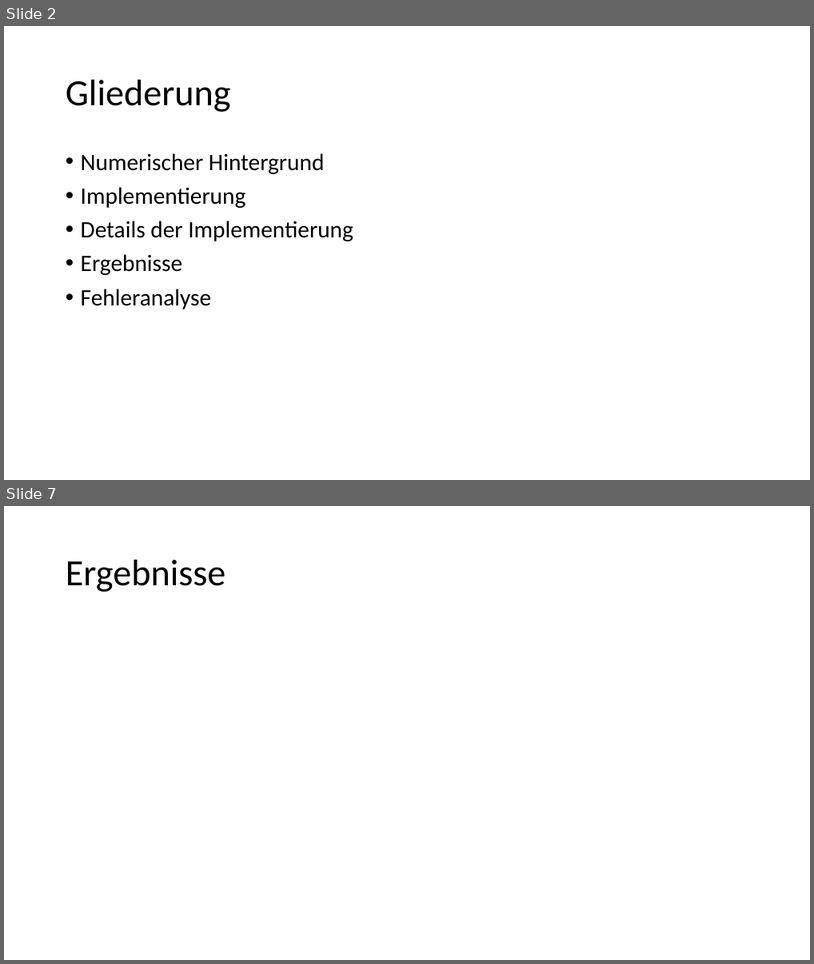
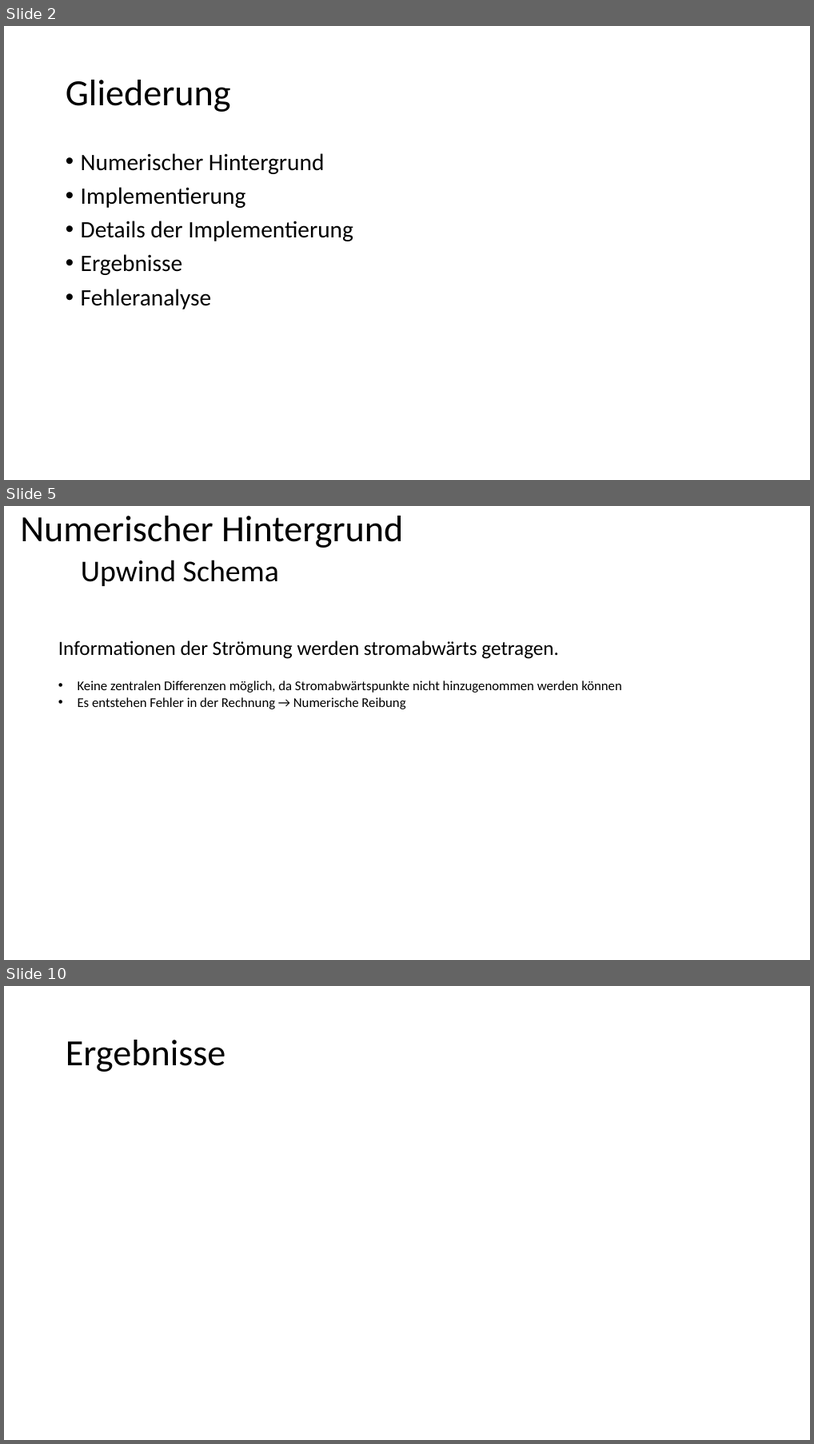
Before and after one commit to JMennenga/Numerik, a slide deck: Wirbelströmungen.pptx. Shown one above the other, each under a label of ours: slides 2 and 7 before the commit, slides 2, 5 and 10 after it; the slides between them are not shown. The pictures are 814x964 and 814x1444 pixels, drawn with LibreOffice and Linux fonts; fonts in the diff are those of the drawing. Boxes give left, top, right and bottom in pixels: in the first picture for what was removed or moved away, otherwise in the second. Text is boxed around its words. In the diff, an @@ line names an element or a change of style, - is before the commit and + after.

```diff
--- a/Wirbelströmungen.pptx
+++ b/Wirbelströmungen.pptx
@@ slide 5 added at [4,506,810,960], background #FFFFFF @@
@@ title added at [20,516,403,586], 44 pt, text #000000 @@
+Numerischer Hintergrund
+Upwind Schema
@@ text added at [58,640,622,709], 16 pt, text #000000 @@
+Informationen der Strömung werden stromabwärts getragen.
+• Keine zentralen Differenzen möglich, da Stromabwärtspunkte nicht hinzugenommen werden können
+• Es entstehen Fehler in der Rechnung → Numerische Reibung
@@ what was slide 7 is now slide 10 @@
```
Also in this commit, not shown: 3 slides changed, 6 other slides added, 2 slides removed.
